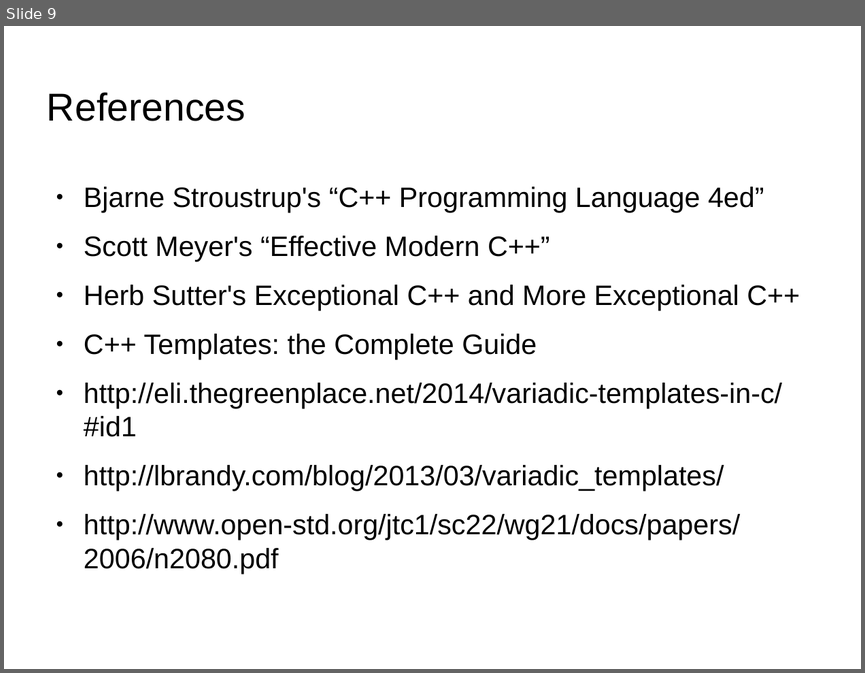
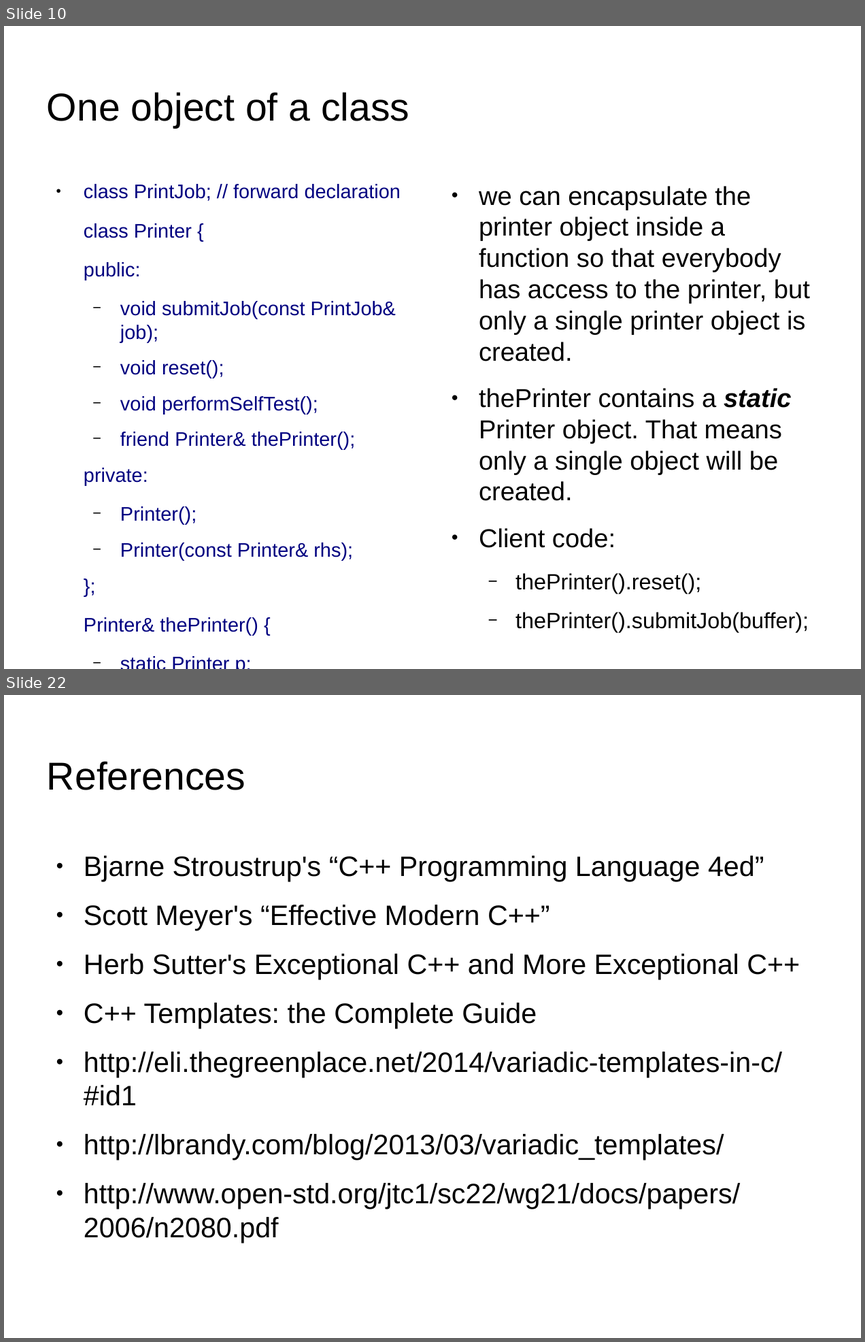
Before and after one commit to kks32/cpp-software-development, a slide deck: Ex19_Lazy_Evaluation_Reference_Counting/Ex19_Lazy_Evaluation_Reference_Counting.odp. Shown one above the other, each under a label of ours: slide 9 before the commit, slides 10 and 22 after it; the slides between them are not shown. The pictures are 865x673 and 865x1342 pixels, drawn with LibreOffice and Linux fonts; fonts in the diff are those of the drawing; background and template pictures are left out. Boxes give left, top, right and bottom in pixels: in the first picture for what was removed or moved away, otherwise in the second. Text is boxed around its words. In the diff, an @@ line names an element or a change of style, - is before the commit and + after.

Commit message:
Limiting object instantiation

```diff
--- a/Ex19_Lazy_Evaluation_Reference_Counting/Ex19_Lazy_Evaluation_Reference_Counting.odp
+++ b/Ex19_Lazy_Evaluation_Reference_Counting/Ex19_Lazy_Evaluation_Reference_Counting.odp
@@ slide 10 added at <box>4,26,861,669</box>, background picture (left out) @@
@@ title added at <box>47,92,409,128</box>, 36 pt, text #000000 @@
+One object of a class
@@ text added at <box>84,184,400,635</box>, 18.2 pt, text #000080 @@
+● class PrintJob; // forward declaration
+class Printer {
+public:
+  − void submitJob(const PrintJob& job);
+  − void reset();
+  − void performSelfTest();
+  − friend Printer& thePrinter();
+private:
+  − Printer();
+  − Printer(const Printer& rhs);
+};
+Printer& thePrinter() {
+  − static Printer p;
+  − return p;
+}
@@ text added at <box>479,186,810,593</box>, 24.1 pt, text #000000 @@
+● we can encapsulate the printer object inside a function so that everybody has access to the printer, but only a single printer object is created.
+● thePrinter contains a static Printer object. That means only a single object will be created.
+● Client code:
+  − thePrinter().reset();
+  − thePrinter().submitJob(buffer);
@@ what was slide 9 is now slide 22 @@
```
Also in this commit, not shown: 12 other slides added, 1 other file.
